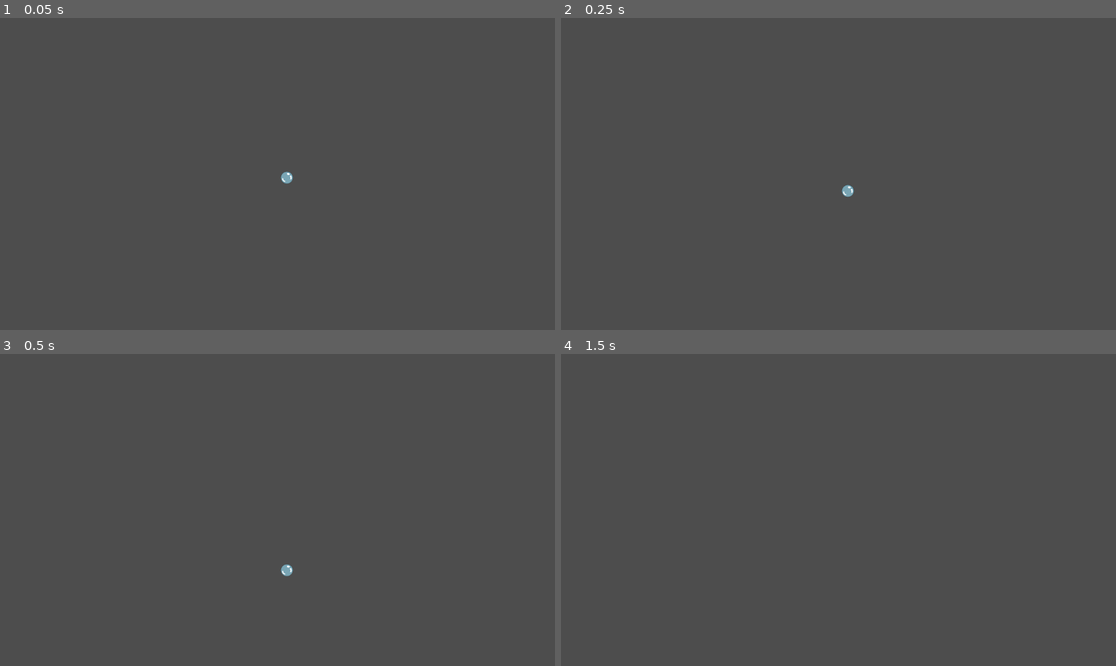
Above: before the commit, frames 1-4 (two rows, left to right).
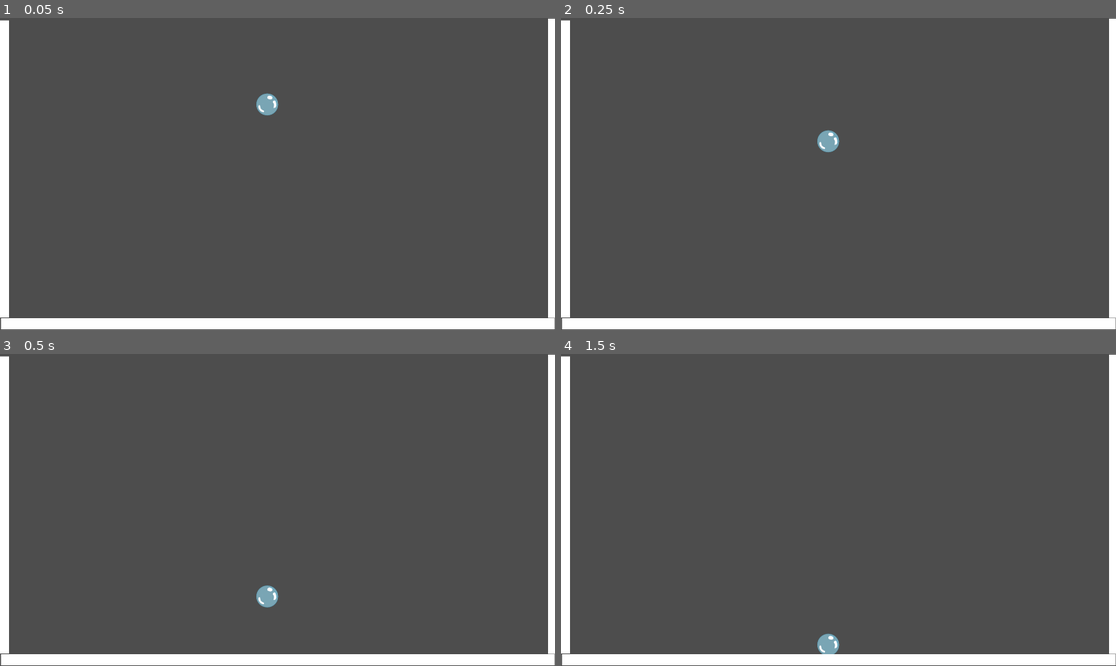
Above: after the commit, the same moments.

Repository: iamemilio/cat-tag
Game: Godot game, scene res://root.tscn
Same seed, same stepped clock (60 frames per second), same inputs: the game is played once before the commit and once after it.
Inputs:
- Up to frame 1 (0.05 s): no input
- Up to frame 2 (0.25 s): no input
- Up to frame 3 (0.5 s): no input
- Up to frame 4 (1.5 s): hold Right (ui_right) from 0.53 s (still down); tap Up (ui_up) at 0.6, 0.77, 1.07, 1.35 s; tap Enter at 1.25 s

The runs differ from the first frame. In frame 1, 6.6% of the frame differs, in the area x 0-100%, y 0-100%; in frame 2, 6.6%; in frame 3, 6.6%; in frame 4, 6.5%.

Commit message:
Character Movement and Wall Jumps
Wall Jump Function
Arena has walls now

Diff:
--- a/character_body_2d.gd
+++ b/character_body_2d.gd
@@ -1,25 +1,71 @@
 extends CharacterBody2D
 
-const SPEED = 300.0
-const JUMP_VELOCITY = -400.0
+const SPEED = 700.0
+const JUMP_VELOCITY = -1200.0
+const alloted_jumps = 1
+var last_direction = 1.0
+var jumps = alloted_jumps
 
 func _ready():
 	pass
 
 
+func wall_jump(speed, delta, dir):
+	var input_direction = Input.get_vector("ui_left", "ui_right", "ui_up", "ui_down")
+	var decision_direction = input_direction.angle()
+	if dir == 1:
+		if input_direction.angle() >= PI/2 or input_direction.angle() <= -PI/2:
+			#If you jump towards the wall at any angle, then
+			input_direction = Vector2.from_angle(-PI/2)
+		if input_direction.angle() >= -PI/2 + .1 and input_direction.angle() <= -PI/4:
+			#Its hard to jump near straight up it seems to stick towards up directly so im adding a buffer
+			input_direction = Vector2.from_angle(-PI/4)
+	else:
+		if input_direction.angle() <= PI/2 and input_direction.angle() >= -PI/2:
+			#If you jump towards the wall at any angle, then
+			input_direction = Vector2.from_angle(-PI/2)
+		if input_direction.angle() <= -PI/2 + .1 and input_direction.angle() >= -PI:
+			#Its hard to jump near straight up it seems to stick towards up directly so im adding a buffer
+			input_direction = Vector2.from_angle(-3*PI/4)
+
+	var target_velocity = input_direction * (SPEED + 100)
+	velocity = velocity.lerp(target_velocity, speed * delta)
+
 func _physics_process(delta: float) -> void:
-	# Add the gravity.
+	var direction := Input.get_axis("Joystick_Left", "Joystick_Right")
+	#print(Input.get_vector("ui_left", "ui_right", "ui_up", "ui_down").angle())
+
+	var wall_dir = get_wall_normal().x
+
 	if not is_on_floor():
-		velocity += get_gravity() * delta
+		velocity += get_gravity() * delta * 1.5
 
-	# Handle jump.
-	if Input.is_action_just_pressed("A Button") and is_on_floor():
-		velocity.y = JUMP_VELOCITY
+	if is_on_floor():
+		jumps = alloted_jumps
 
-	# Get the input direction and handle the movement/deceleration.
-	# As good practice, you should replace UI actions with custom gameplay actions.
-	var direction := Input.get_axis("ui_left", "ui_right")
-	if direction:
+	if is_on_wall():
+		if wall_dir == 1:
+			$AnimatedSprite2D.play("on wall")
+		elif wall_dir == -1:
+			$AnimatedSprite2D.play("on wall rotated")
+	else:
+		$AnimatedSprite2D.play("default")
+
+
+
+	# Handle jump and double jump
+	if Input.is_action_just_pressed("A Button"):
+		if is_on_floor() and not is_on_wall():
+			velocity.y = JUMP_VELOCITY
+		elif not is_on_floor() and jumps >0 and not is_on_wall():
+			velocity.y = JUMP_VELOCITY + 200
+			jumps = jumps - 1
+		elif is_on_wall():
+			jumps = min(jumps + 1, alloted_jumps)
+			wall_jump(100,delta,get_wall_normal().x)
+
+
+	if direction and not is_on_wall():
 		velocity.x = direction * SPEED
 	else:
 		velocity.x = move_toward(velocity.x, 0, SPEED)
--- /dev/null
+++ b/dummy_arena.tscn
@@ -0,0 +1,55 @@
+[gd_scene load_steps=7 format=3 uid="uid://bsqcemxbs17ur"]
+
+[sub_resource type="CanvasTexture" id="CanvasTexture_opv44"]
+
+[sub_resource type="RectangleShape2D" id="RectangleShape2D_vbcgh"]
+size = Vector2(1919, 41)
+
+[sub_resource type="CanvasTexture" id="CanvasTexture_vbcgh"]
+
+[sub_resource type="RectangleShape2D" id="RectangleShape2D_ny2u5"]
+size = Vector2(24, 1037)
+
+[sub_resource type="CanvasTexture" id="CanvasTexture_uhqcx"]
+
+[sub_resource type="RectangleShape2D" id="RectangleShape2D_opv44"]
+size = Vector2(31, 1032)
+
+[node name="Node2D" type="Node2D"]
+
+[node name="StaticBody2D3" type="StaticBody2D" parent="."]
+position = Vector2(942, 1071)
+
+[node name="Sprite2D" type="Sprite2D" parent="StaticBody2D3"]
+position = Vector2(18.658691, -12.800781)
+rotation = 3.1415927
+scale = Vector2(1915.1174, 37.971252)
+texture = SubResource("CanvasTexture_opv44")
+
+[node name="CollisionShape2D" type="CollisionShape2D" parent="StaticBody2D3"]
+position = Vector2(17.5, -13.5)
+shape = SubResource("RectangleShape2D_vbcgh")
+
+[node name="StaticBody2D" type="StaticBody2D" parent="."]
+position = Vector2(1906, 494)
+
+[node name="Sprite2D" type="Sprite2D" parent="StaticBody2D"]
+position = Vector2(2.000042, 26.5)
+scale = Vector2(23.999916, 1035.0001)
+texture = SubResource("CanvasTexture_vbcgh")
+
+[node name="CollisionShape2D" type="CollisionShape2D" parent="StaticBody2D"]
+position = Vector2(2, 22.5)
+shape = SubResource("RectangleShape2D_ny2u5")
+
+[node name="StaticBody2D2" type="StaticBody2D" parent="."]
+position = Vector2(20, 75)
+
+[node name="Sprite2D" type="Sprite2D" parent="StaticBody2D2"]
+position = Vector2(-4.5, 448)
+scale = Vector2(31, 1028)
+texture = SubResource("CanvasTexture_uhqcx")
+
+[node name="CollisionShape2D" type="CollisionShape2D" parent="StaticBody2D2"]
+position = Vector2(-4, 448)
+shape = SubResource("RectangleShape2D_opv44")
--- a/player.tscn
+++ b/player.tscn
@@ -1,10 +1,12 @@
-[gd_scene load_steps=5 format=3 uid="uid://bwtnf12u8rmyl"]
+[gd_scene load_steps=7 format=3 uid="uid://bwtnf12u8rmyl"]
 
 [ext_resource type="Script" uid="uid://bemt0ak84qk6k" path="res://character_body_2d.gd" id="1_onrkg"]
 [ext_resource type="Texture2D" uid="uid://1sdv208ydpj6" path="res://art/bubbleShot.png" id="2_i3pqv"]
+[ext_resource type="Texture2D" uid="uid://dnqfekq5n7lh3" path="res://art/bubblewall.png" id="3_i3pqv"]
+[ext_resource type="Texture2D" uid="uid://dn2tdl08xch0a" path="res://art/bubblewall_rotated.png" id="4_hqtel"]
 
 [sub_resource type="CircleShape2D" id="CircleShape2D_lp46o"]
-radius = 12.0
+radius = 37.054016
 
 [sub_resource type="SpriteFrames" id="SpriteFrames_wvcbu"]
 animations = [{
@@ -15,18 +17,36 @@
 "loop": true,
 "name": &"default",
 "speed": 5.0
+}, {
+"frames": [{
+"duration": 1.0,
+"texture": ExtResource("3_i3pqv")
+}],
+"loop": true,
+"name": &"on wall",
+"speed": 5.0
+}, {
+"frames": [{
+"duration": 1.0,
+"texture": ExtResource("4_hqtel")
+}],
+"loop": true,
+"name": &"on wall rotated",
+"speed": 5.0
 }]
 
 [node name="Node2D" type="Node2D"]
+position = Vector2(2, 0)
 
 [node name="CharacterBody2D" type="CharacterBody2D" parent="."]
-position = Vector2(595, 330)
+position = Vector2(-1, -3)
 script = ExtResource("1_onrkg")
 
 [node name="CollisionShape2D" type="CollisionShape2D" parent="CharacterBody2D"]
+position = Vector2(0, 1)
 shape = SubResource("CircleShape2D_lp46o")
 
 [node name="AnimatedSprite2D" type="AnimatedSprite2D" parent="CharacterBody2D"]
-position = Vector2(0, -1)
-scale = Vector2(0.32, 0.32)
+position = Vector2(-1, 2)
 sprite_frames = SubResource("SpriteFrames_wvcbu")
+animation = &"on wall rotated"
--- a/project.godot
+++ b/project.godot
@@ -14,6 +14,11 @@
 run/main_scene="uid://j5ylltbkvldv"
 config/features=PackedStringArray("4.5", "Forward Plus")
 config/icon="res://icon.svg"
+
+[display]
+
+window/size/viewport_width=1920
+window/size/viewport_height=1080
 
 [input]
 
@@ -42,3 +47,12 @@
 "events": [Object(InputEventJoypadButton,"resource_local_to_scene":false,"resource_name":"","device":-1,"button_index":0,"pressure":0.0,"pressed":true,"script":null)
 ]
 }
+"B Button"={
+"deadzone": 0.2,
+"events": [Object(InputEventJoypadButton,"resource_local_to_scene":false,"resource_name":"","device":-1,"button_index":1,"pressure":0.0,"pressed":true,"script":null)
+]
+}
+
+[physics]
+
+2d/default_gravity=3000.0
--- a/root.tscn
+++ b/root.tscn
@@ -1,7 +1,11 @@
-[gd_scene load_steps=2 format=3 uid="uid://j5ylltbkvldv"]
+[gd_scene load_steps=3 format=3 uid="uid://j5ylltbkvldv"]
 
 [ext_resource type="PackedScene" uid="uid://bwtnf12u8rmyl" path="res://player.tscn" id="1_pq8q7"]
+[ext_resource type="PackedScene" uid="uid://bsqcemxbs17ur" path="res://dummy_arena.tscn" id="2_pyidc"]
 
 [node name="Node2D" type="Node2D"]
 
-[node name="Node2D" parent="." instance=ExtResource("1_pq8q7")]
+[node name="player" parent="." instance=ExtResource("1_pq8q7")]
+position = Vector2(925, 291)
+
+[node name="arena" parent="." instance=ExtResource("2_pyidc")]
Binary file added: art/bubblewall.png
Not shown, added: art/bubblewall.png.import
Binary file added: art/bubblewall_rotated.png
Not shown, added: art/bubblewall_rotated.png.import
